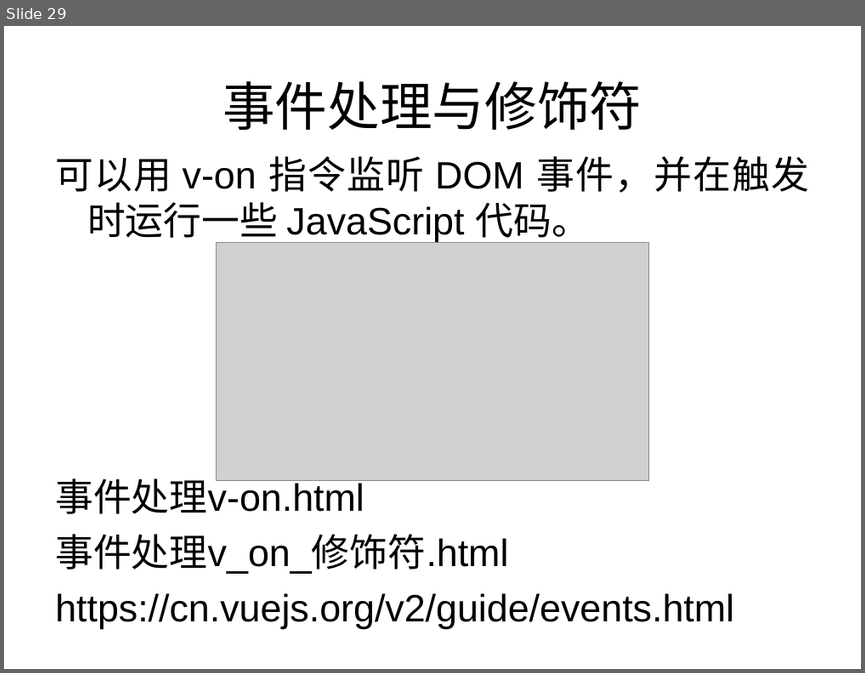
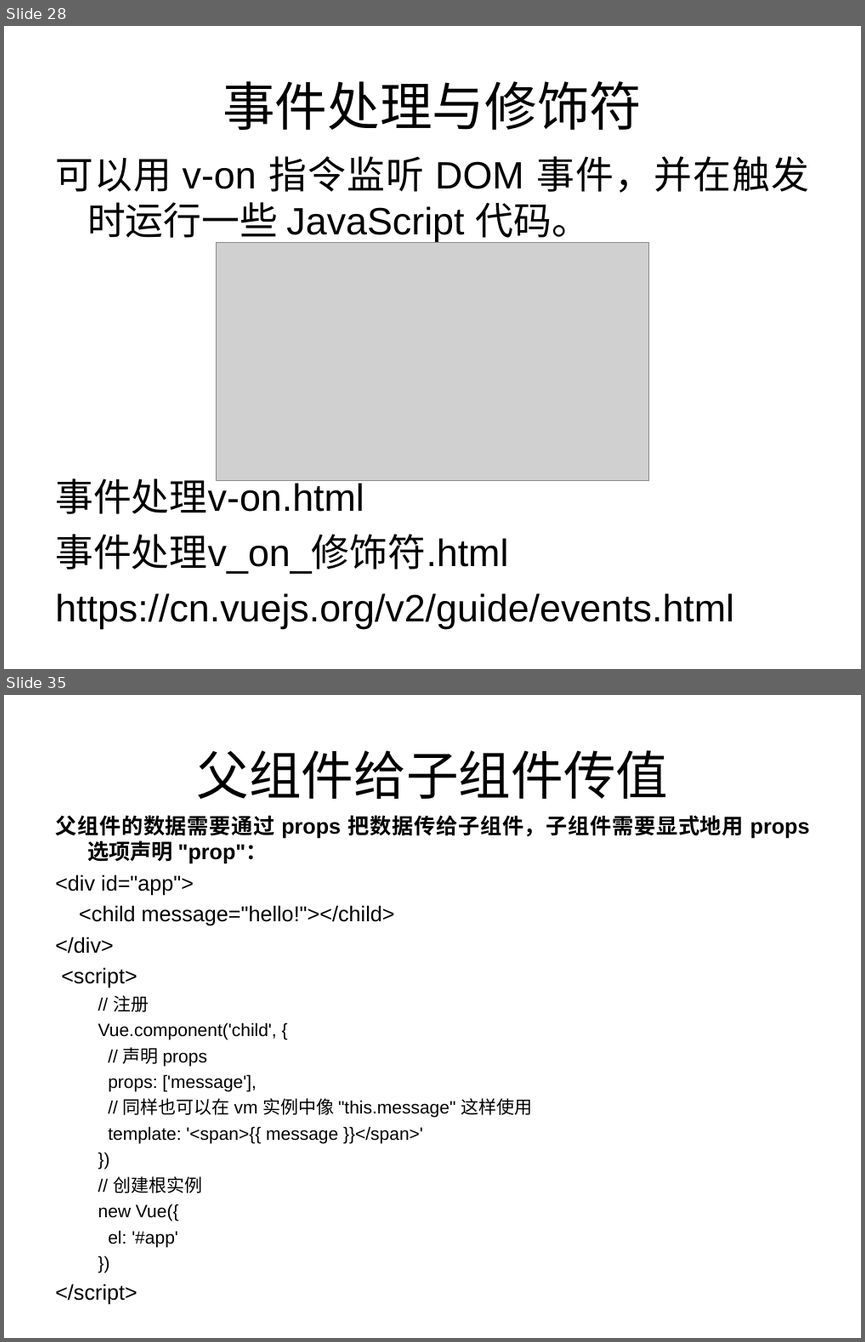
Before and after one commit to zhang13/VueLearn, a slide deck: doc/Vue入坑指南.ppt. Shown one above the other, each under a label of ours: slide 29 before the commit, slides 28 and 35 after it; the slides between them are not shown. The pictures are 865x673 and 865x1342 pixels, drawn with LibreOffice and Linux fonts; fonts in the diff are those of the drawing; grey boxes stand for pictures. Boxes give left, top, right and bottom in pixels: in the first picture for what was removed or moved away, otherwise in the second. Text is boxed around its words. In the diff, an @@ line names an element or a change of style, - is before the commit and + after.

```diff
--- a/doc/Vue入坑指南.ppt
+++ b/doc/Vue入坑指南.ppt
@@ slide 35 added at box(4, 695, 861, 1338), background #FFFFFF @@
@@ title added at box(197, 750, 669, 799), 44 pt, text #000000 @@
+父组件给子组件传值
@@ text added at box(55, 815, 810, 1304), 15 pt, text #000000 @@
+父组件的数据需要通过 props 把数据传给子组件，子组件需要显式地用 props 选项声明 "prop"：
+<div id="app">
+<child message="hello!"></child>
+</div>
+<script>
+  // 注册
+  Vue.component('child', {
+  // 声明 props
+  props: ['message'],
+  // 同样也可以在 vm 实例中像 "this.message" 这样使用
+  template: '<span>{{ message }}</span>'
+  })
+  // 创建根实例
+  new Vue({
+  el: '#app'
+  })
+</script>
@@ what was slide 29 is now slide 28 @@
```
Also in this commit, not shown: 8 slides changed, 17 other slides added, 4 slides removed, 14 other files.
